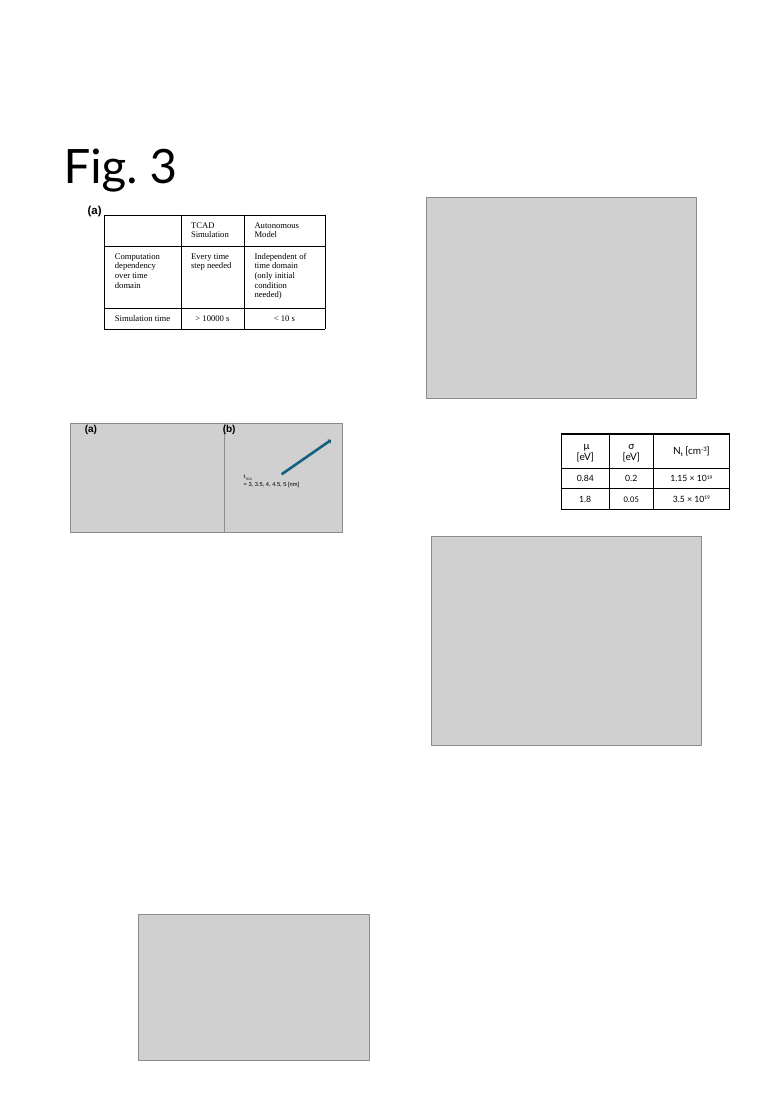
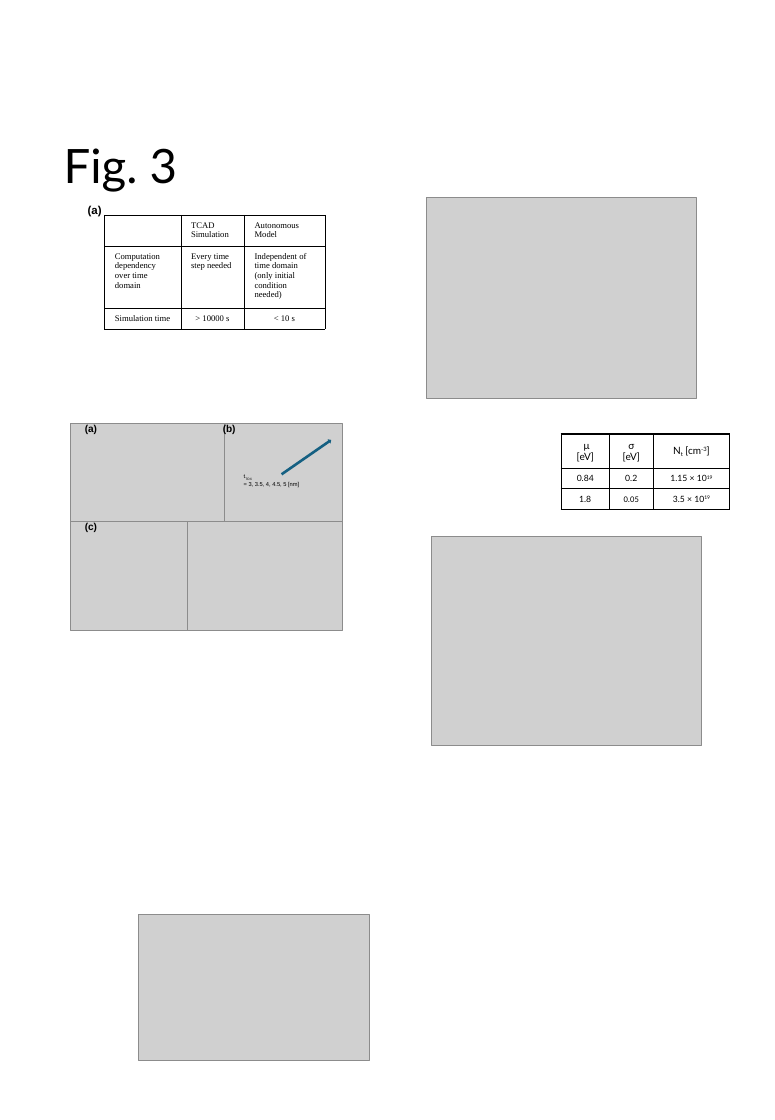
Before and after one commit to vectorcont62-dev/EDLtarget-manuscript-Mar, a slide deck: slide 4 of figures/Figures-EDL202605-manuscript.pptx. Drawn at 775x1120 pixels with LibreOffice and Linux fonts; fonts in the diff are those of the drawing; grey boxes stand for pictures. Boxes give left, top, right and bottom in pixels: in the first picture for what was removed or moved away, otherwise in the second. Text is boxed around its words. In the diff, an @@ line names an element or a change of style, - is before the commit and + after.

```diff
--- a/figures/Figures-EDL202605-manuscript.pptx
+++ b/figures/Figures-EDL202605-manuscript.pptx
@@ picture added at bbox=[70, 521, 225, 630] @@
@@ text added at bbox=[85, 523, 97, 532], 7 pt, text #000000, bold @@
+(c)
@@ picture added at bbox=[188, 521, 343, 630] @@
```
Also in this commit, not shown: 1 other slide changed, 9 other files.
